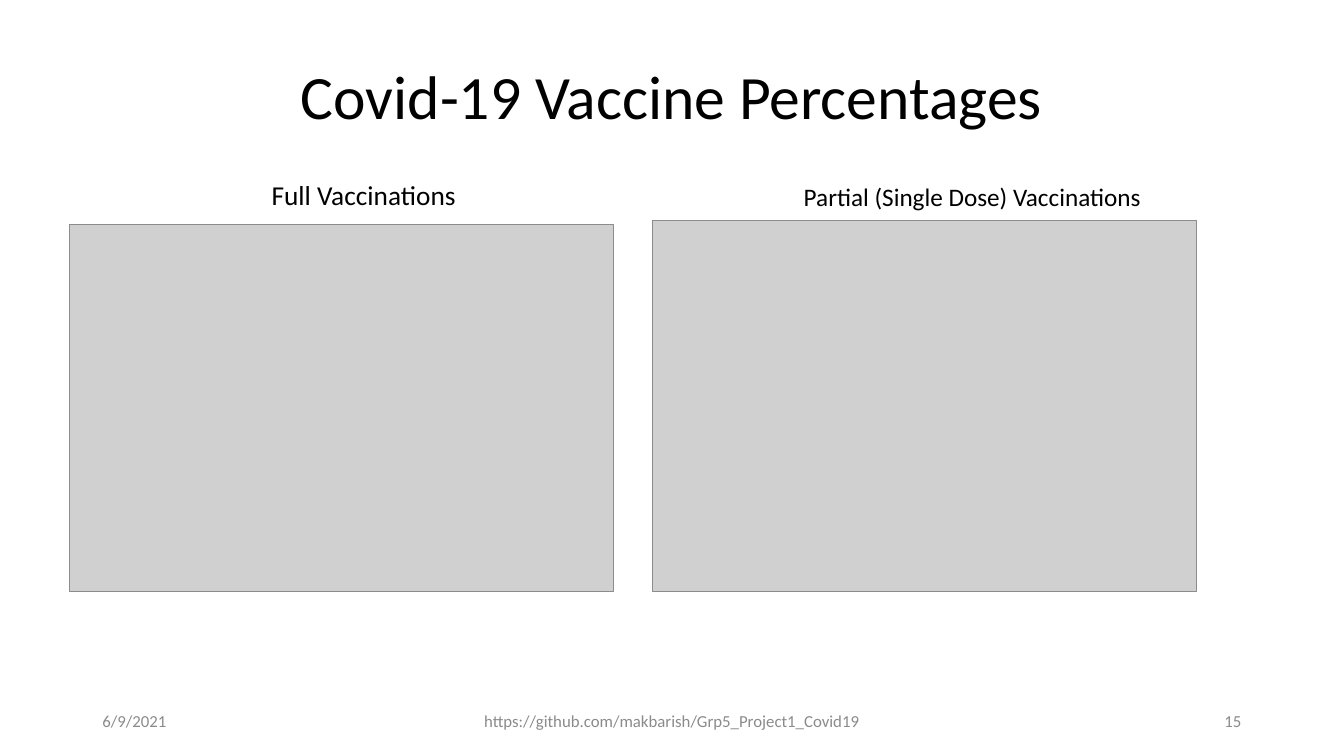
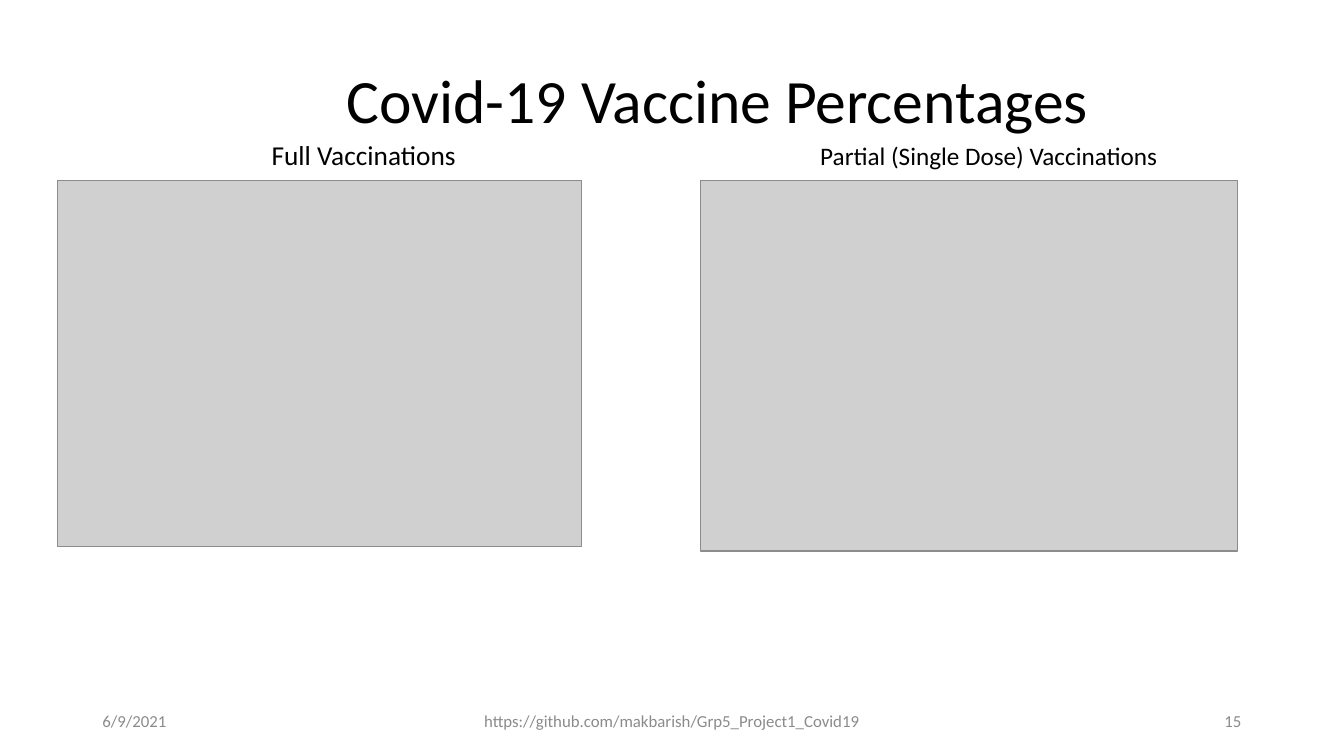
Before and after one commit to makbarish/Grp5_Project1_Covid19, a slide deck: slide 15 of Clay/Novel_Corona_Virus_2019_v2.pptx. Drawn at 1344x756 pixels with LibreOffice and Linux fonts; fonts in the diff are those of the drawing; grey boxes stand for pictures. Boxes give left, top, right and bottom in pixels: in the first picture for what was removed or moved away, otherwise in the second. Text is boxed around its words. In the diff, an @@ line names an element or a change of style, - is before the commit and + after.

```diff
--- a/Clay/Novel_Corona_Virus_2019_v2.pptx
+++ b/Clay/Novel_Corona_Virus_2019_v2.pptx
@@ title "Covid-19 Vaccine Percentages": place and size @@
-title "Covid-19 Vaccine Percentages" at (301,76,1042,130)
+title "Covid-19 Vaccine Percentages" at (347,80,1088,134)
@@ text "Full Vaccinations": place and size @@
-text "Full Vaccinations" at (272,186,455,206)
+text "Full Vaccinations" at (272,146,455,166)
@@ text "Partial (Single Dose) Vaccinations": place and size @@
-text "Partial (Single Dose) Vaccinations" at (804,187,1140,211)
+text "Partial (Single Dose) Vaccinations" at (820,146,1157,170)
@@ picture: place and size @@
-picture at (70,225,614,592)
+picture at (57,180,582,547)
@@ picture: place and size @@
-picture at (652,221,1197,592)
+picture at (701,180,1238,552)
```
Also in this commit, not shown: 9 other slides changed, 2 slides added.
